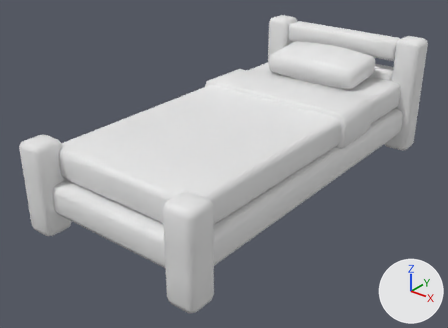
Renders of the FBX model Assets/LowPolyBoy/FreeStylizedBedRoom/Models/lpbns_br_bed.fbx from each side of a commit.
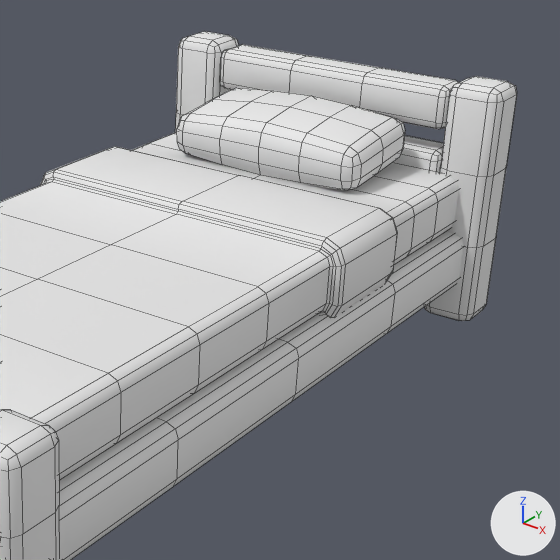
Each version is shown whole from a 50 mm camera at (1.71, -2.33, 1.51) aimed at (-0.04, -0.14, 0.15), then close up on the part from 41% to 100% of the width and 0% to 80% of the height. Arrows for +X, +Y and +Z are at lower right; the lights stay in place. The close-ups show mesh edges as thin lines. Where no turn or scale is listed for an object, it has been applied to the vertices.

Names of what the first close-up shows: 'lpbns_br_bed'.
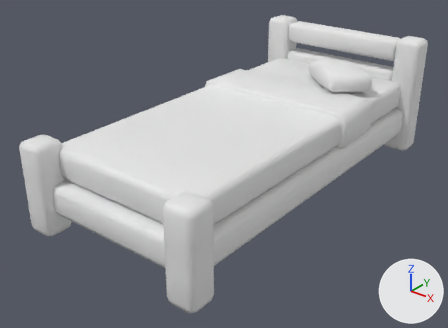
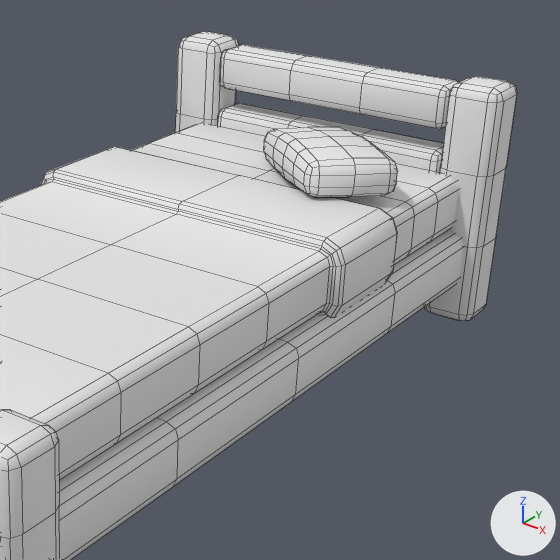
Location of each change, (x1, y1, x2, y2) in pixels of the close-ups (560 x 560 px; the box of a moved part takes in the faces that stretch with it):
part 1 of me_cube_003, moved or reshaped: before (177, 88, 405, 190); after (264, 127, 398, 197)

Edits to the bpy script that builds the scene:
```text
Change me_cube_003:
    where me_cube_003.from_pydata(...)  # 978 vertices, 960 faces; spans x -0.49..0.49, y -1.0..1.0, z 0.0..0.64
    used by ob_lpbns_br_bed; location = (0.0, 0.0, 0.0)
    me_cube_003 part 1: the loose piece of 110 vertices spanning x -0.28..0.28, y 0.54..0.84, z 0.39..0.56 is multiplied about its middle by the matrix ((0.557, 0.53, 0.018), (-0.527, 0.55, 0.106), (0.06, -0.089, 0.761)), then moved by (0.16, -0.09, -0.01)
```
